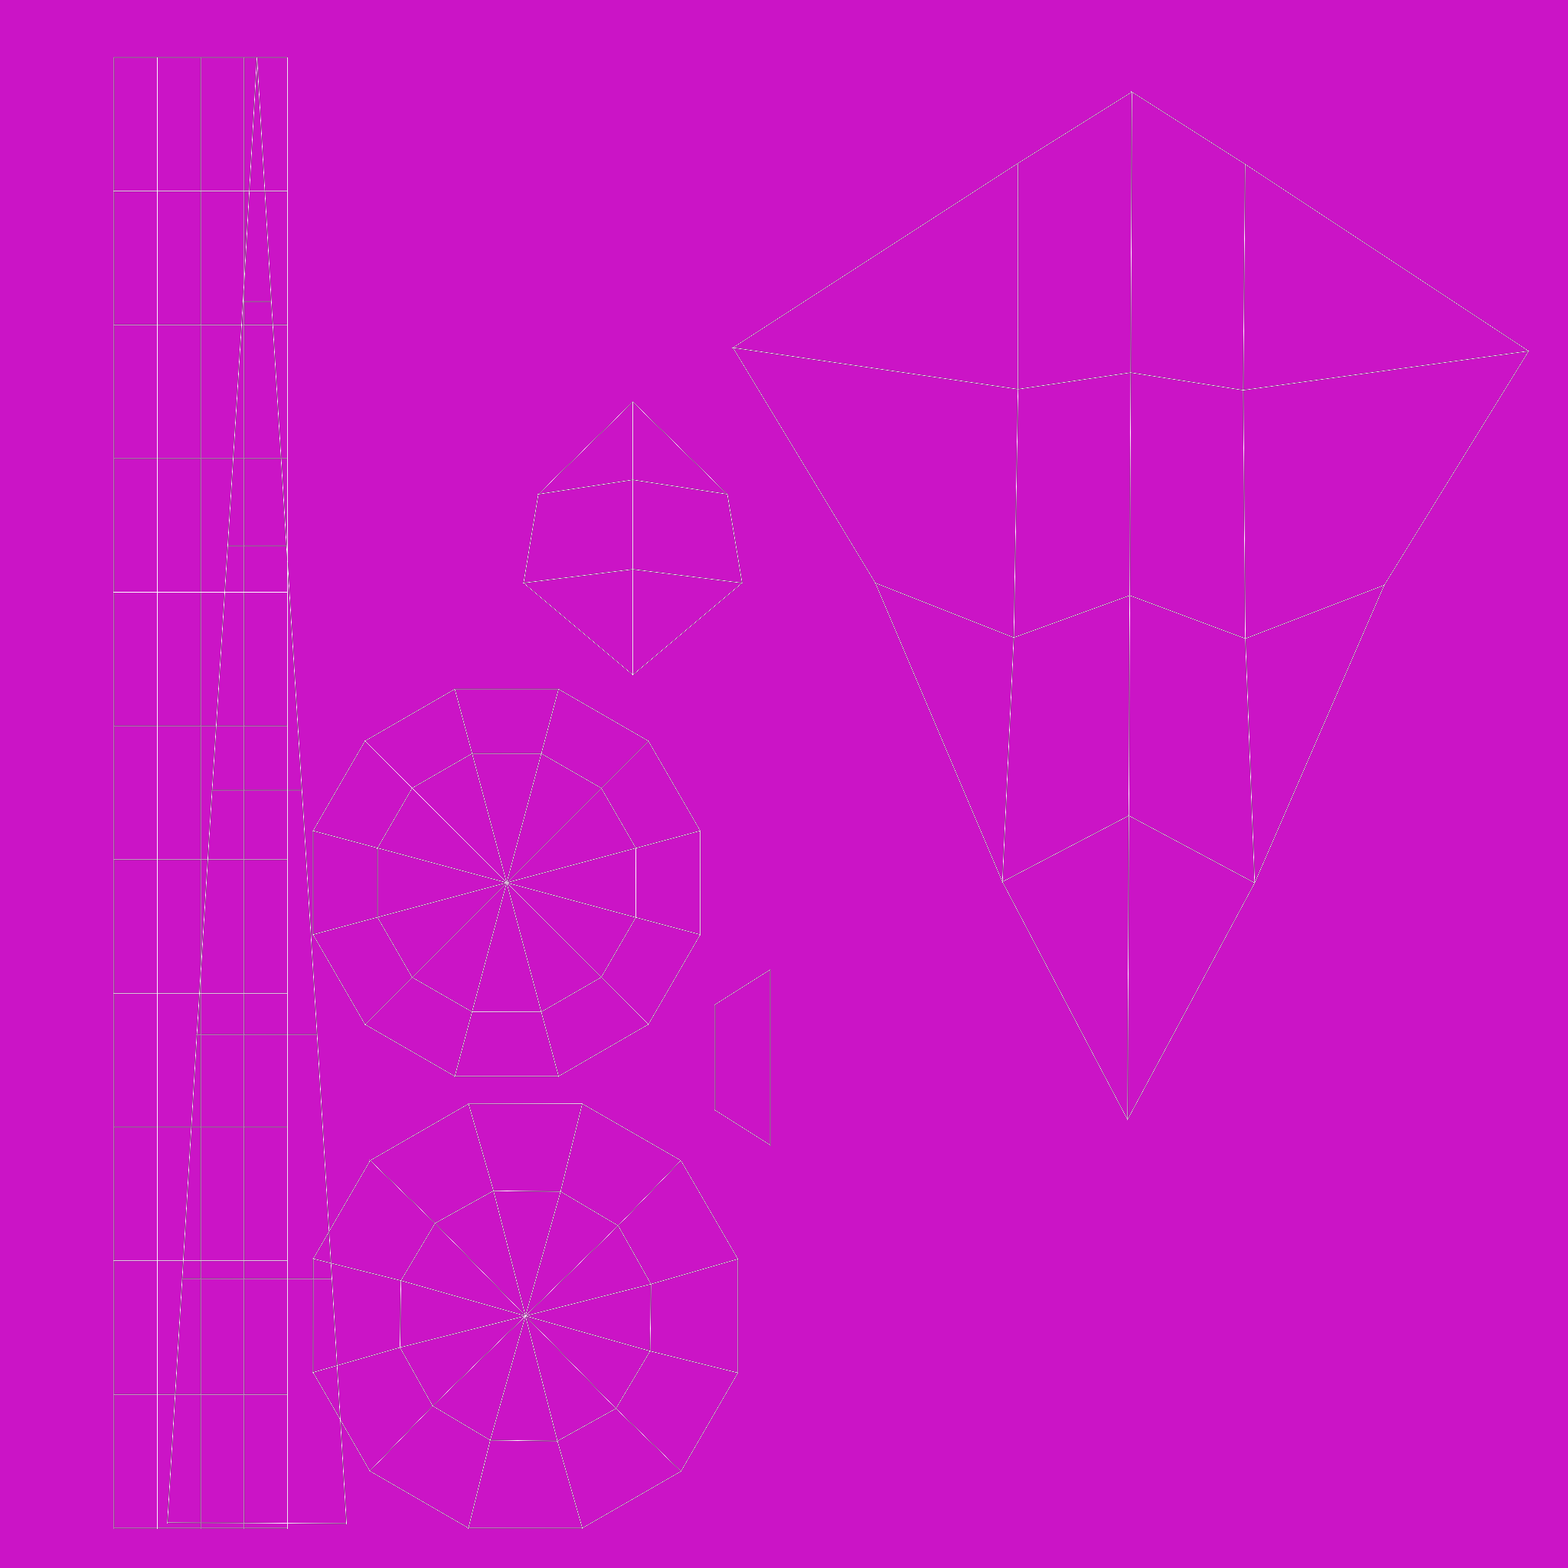
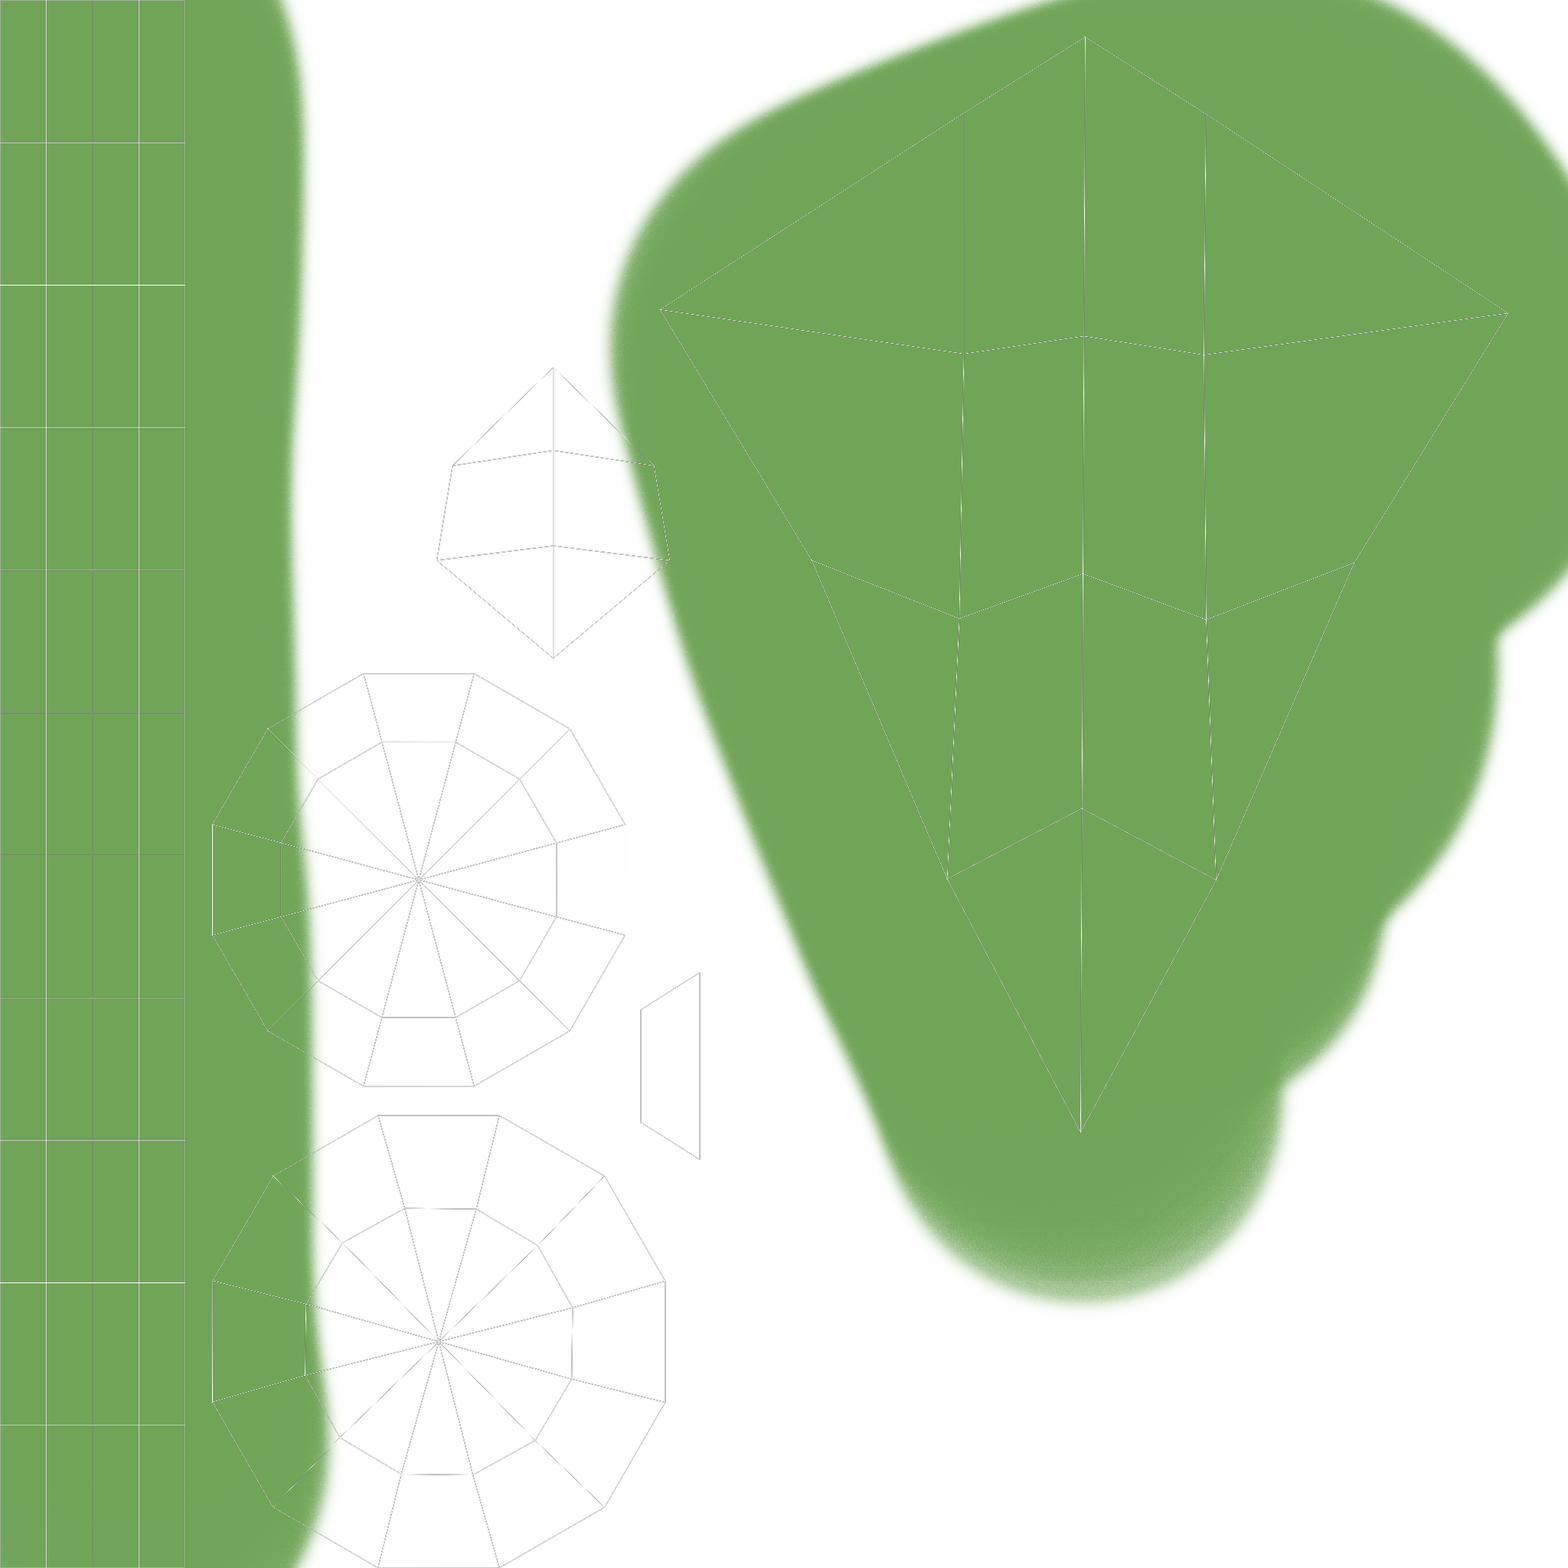
Layered file, before and after one edit (w=1568, h=1568). Changes by layer:
painted on "EmilsModellerGreen" over (0, 0, 1529, 1568)
painted on "Layer 1" over (0, 0, 1568, 1568)